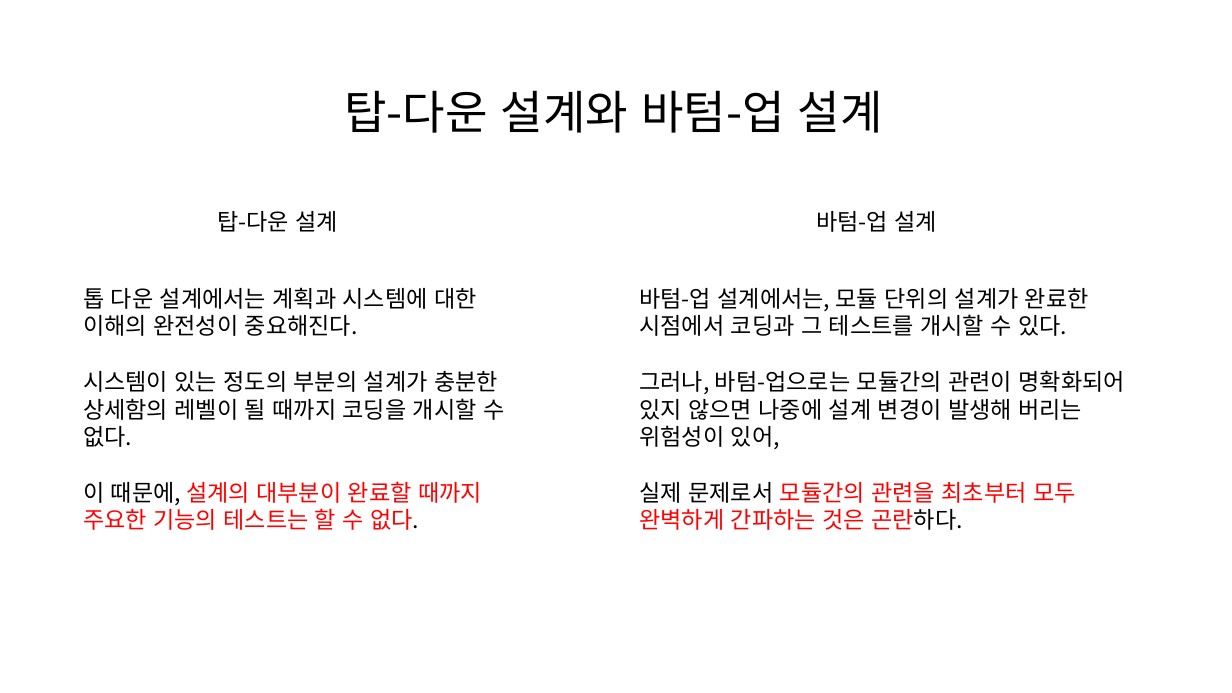
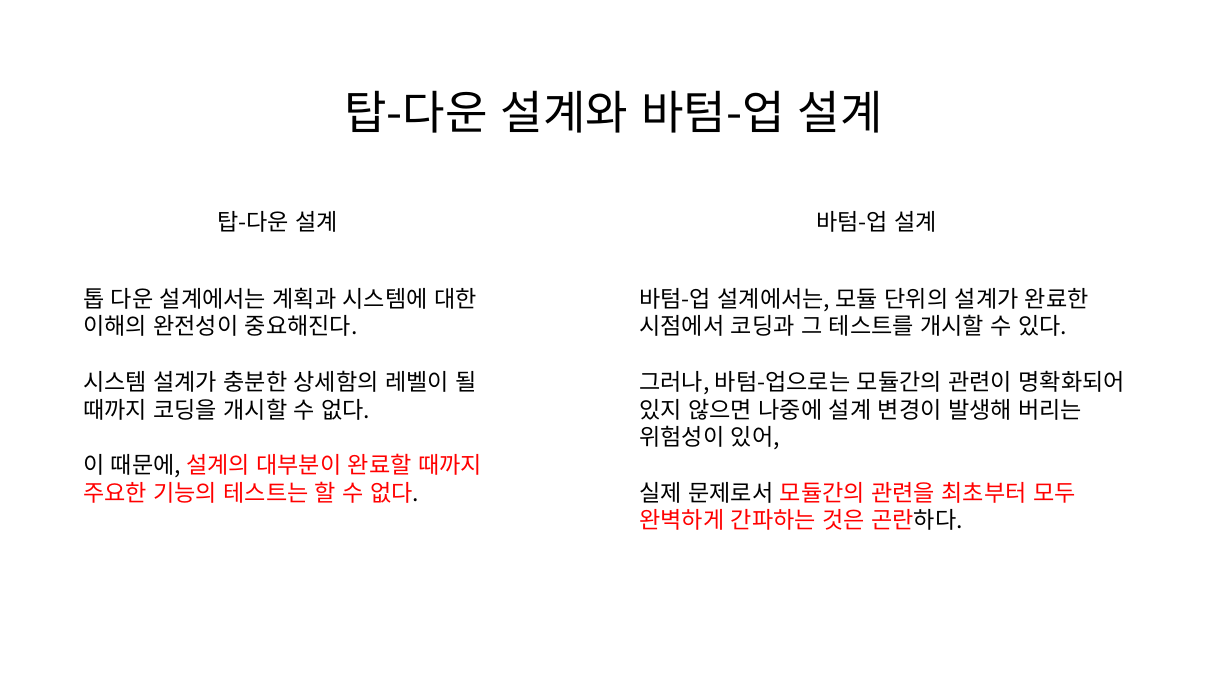
Before and after one commit to hnanmal/mkcljpt_volume, a slide deck: slide 26 of documentum/건축심화세미나/2022/최종발표/4. 동적문서를 활용한 구조프로그램 작성 - 장만규 매니저, 황재승 매니저/추가발표자료.pptx. Drawn at 1232x693 pixels with LibreOffice and Linux fonts; fonts in the diff are those of the drawing. Boxes give left, top, right and bottom in pixels: in the first picture for what was removed or moved away, otherwise in the second. Text is boxed around its words. In the diff, an @@ line names an element or a change of style, - is before the commit and + after.

```diff
--- a/documentum/건축심화세미나/2022/최종발표/4. 동적문서를 활용한 구조프로그램 작성 - 장만규 매니저, 황재승 매니저/추가발표자료.pptx
+++ b/documentum/건축심화세미나/2022/최종발표/4. 동적문서를 활용한 구조프로그램 작성 - 장만규 매니저, 황재승 매니저/추가발표자료.pptx
@@ text at box(83, 370, 476, 420): text changed @@
-시스템이 있는 정도의 부분의 설계가 충분한 상세함의 레벨이 될 때까지 코딩을 개시할 수 없다.
+시스템 설계가 충분한 상세함의 레벨이 될 때까지 코딩을 개시할 수 없다.
```
Also in this commit, not shown: 1 other file.
